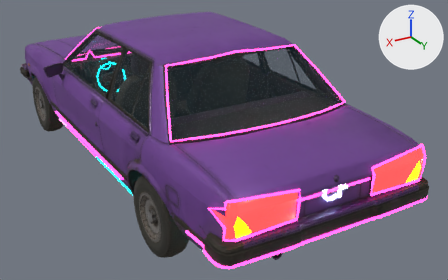
The glTF model assets/models/car/car-high.glb, before and after one commit.
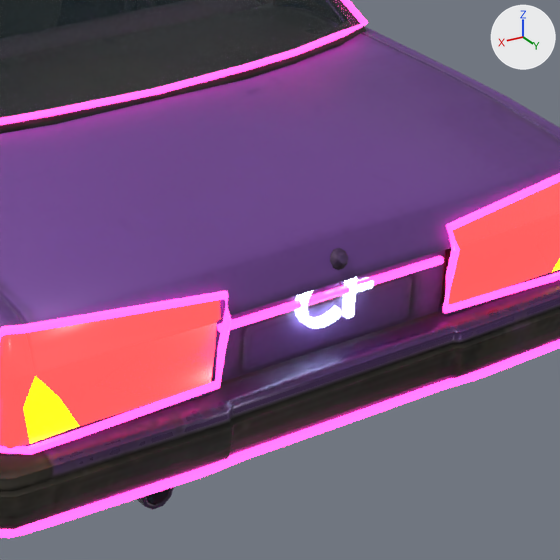
Each version is shown whole from a 50 mm lens placed at (3.07, 6.28, 3.3), pointed at (-0.41, 0.49, 0.4), then close up on the part from 51% to 91% of the width and 34% to 99% of the height. The axes (+X, +Y, +Z) are drawn at upper right. The lights are the same throughout. The first two pictures are the older version. Where no turn or scale is listed for an object, it has been applied to the vertices.

The first close-up shows 'body', 'glass_rear', 'logo_rear', 'neon_rear', 'neon_tail'.
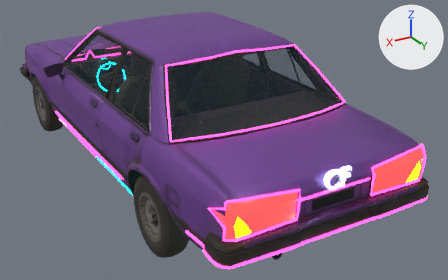
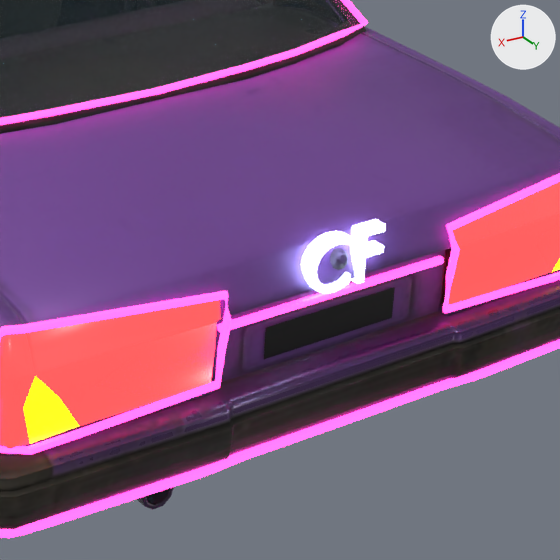
Boxes (x1, y1, x2, y2) around the edits, measured in the close-ups (560 x 560 px):
'screen_plate', added (black)
    after: (264, 287, 395, 359)
'logo_rear', moved
    before: (295, 277, 374, 328)
    after: (301, 219, 386, 293)

What changed in the scene script:
```text
Add mat_screen_plate:
    mat_screen_plate = principled_material('screen_plate')
    mat_screen_plate.base_color = (0.0, 0.0, 0.0)  # black #000000
    mat_screen_plate.roughness = 0.3
Add me_screen_plate:
    me_screen_plate.from_pydata([(0.22, 0.0, -0.047), (-0.22, 0.0, -0.047), (-0.22, 0.0, 0.047), (0.22, 0.0, 0.047)], [], [(0, 1, 2), (0, 2, 3)])
    me_screen_plate.materials.append(mat_screen_plate)  # black #000000
Change ob_logo_rear:
    ob_logo_rear.location: (-0.002, 2.899, 0.939) -> (-0.002, 2.926, 1.054)
Add ob_screen_plate:
    ob_screen_plate = bpy.data.objects.new('screen_plate', me_screen_plate)
    ob_screen_plate.location = (0.0, 2.902, 0.855)
```
